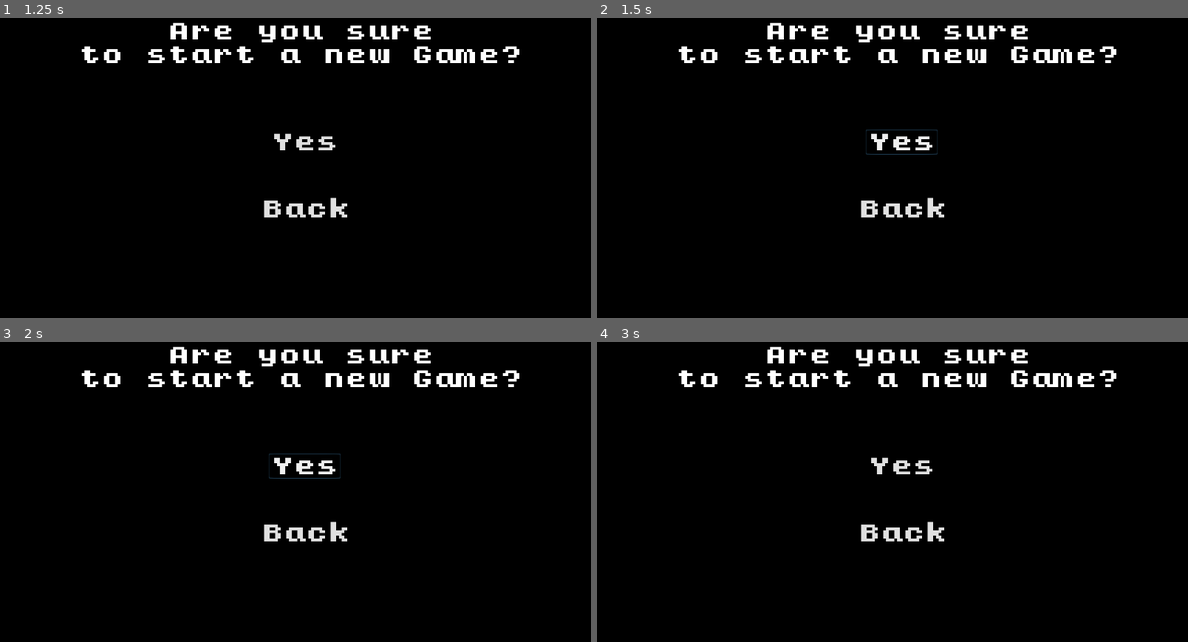
Above: before the commit, frames 1-4 (two rows, left to right).
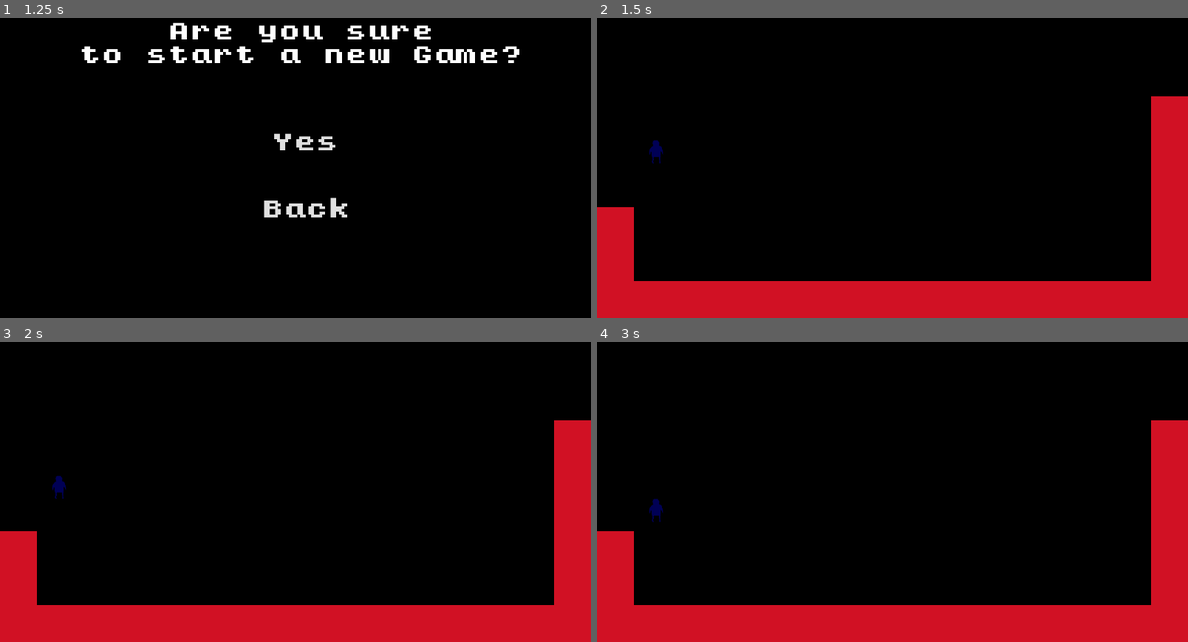
Above: after the commit, the same moments.

Repository: Vilkku11/super-journey
Game: Godot game, scene res://Control.tscn
Two runs of this game, one before a commit and one after it. Both use one fixed random seed, a clock stepped at 60 frames per second and the inputs below.
Inputs (mouse positions are in pixels of both pictures, inside the frame that each line leads up to):
- Up to frame 1 (1.25 s): click "New Game" at 0.5 s
- Up to frame 2 (1.5 s): click "Yes" at 1.25 s
- Up to frame 3 (2 s): no input
- Up to frame 4 (3 s): click (904, 534) at 2 s, where only the run before the commit has a clickable "Back"; click (738, 360) at 2.75 s, where only the run before the commit has a clickable "New Game"

Frame 1 is identical in both runs. In frame 2, 21% of the frame differs, in the area x 0-100%, y 1-100%; in frame 3, 21%; in frame 4, 21%.

Commit message:
new game yes button changes scene to testScene

Diff:
--- a/Game/BackFromNewGame.gd
+++ b/Game/BackFromNewGame.gd
@@ -4,3 +4,10 @@
 
 func _on_BackButton_pressed():
 	get_tree().change_scene("res://Control.tscn")
+
+
+
+
+
+func _on_YesButton_pressed():
+	get_tree().change_scene("res://Src/Levels/LevelTemplate.tscn")
--- a/Game/NewGame.tscn
+++ b/Game/NewGame.tscn
@@ -62,3 +62,4 @@
 flat = true
 
 [connection signal="pressed" from="CenterContainer/VBoxContainer/Label/BackButton" to="CenterContainer" method="_on_BackButton_pressed"]
+[connection signal="pressed" from="CenterContainer/VBoxContainer/Label/YesButton" to="CenterContainer" method="_on_YesButton_pressed"]
--- /dev/null
+++ b/Game/YesButton.gd
@@ -0,0 +1,16 @@
+extends Button
+
+
+# Declare member variables here. Examples:
+# var a = 2
+# var b = "text"
+
+
+# Called when the node enters the scene tree for the first time.
+func _ready():
+	pass # Replace with function body.
+
+
+# Called every frame. 'delta' is the elapsed time since the previous frame.
+#func _process(delta):
+#	pass
